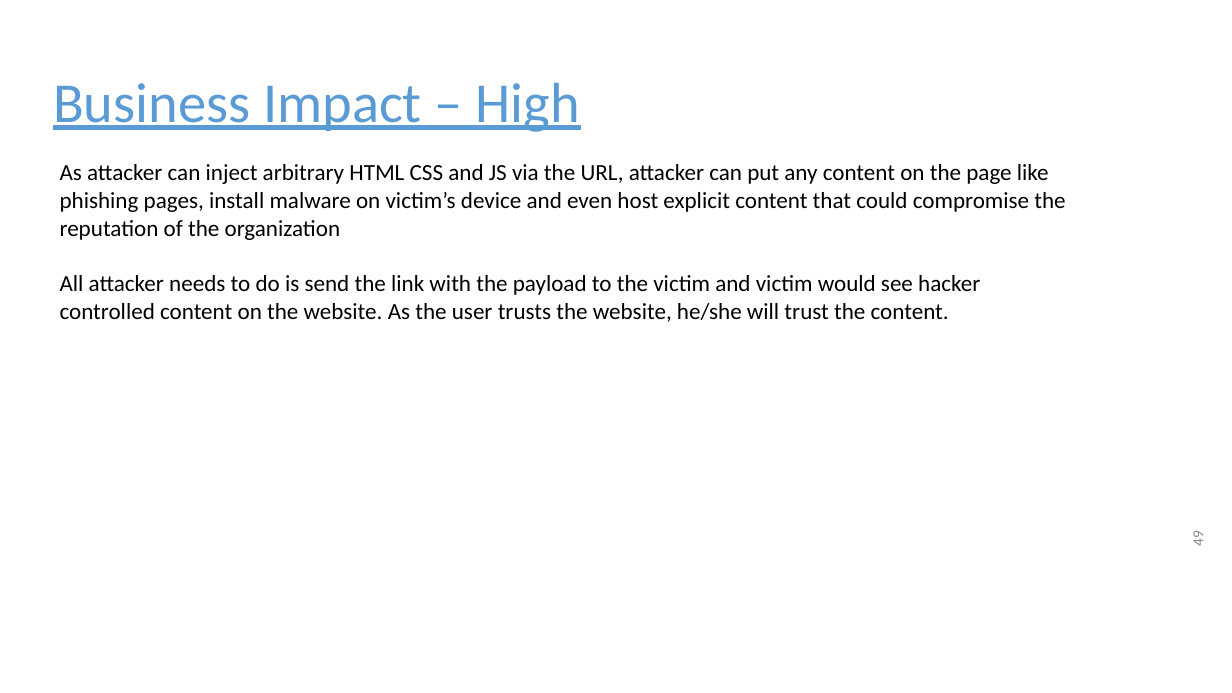
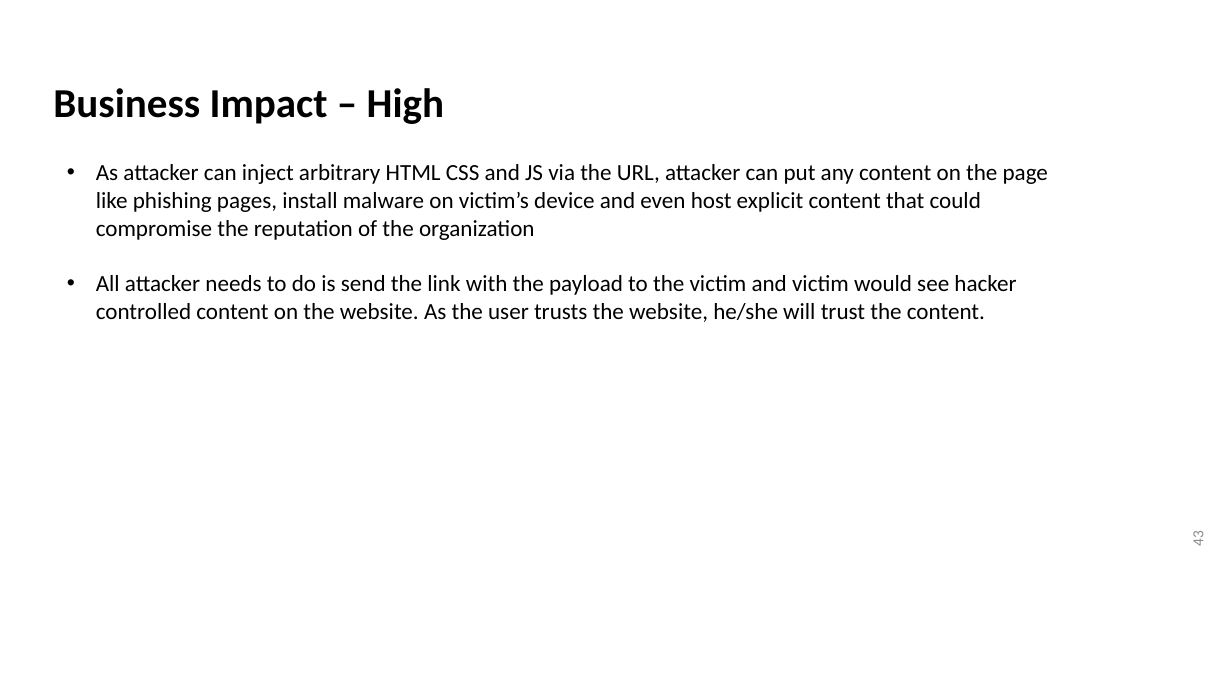
Before and after one commit to RocktimRajkumar/CEH-hack-a-thon, a slide deck: slide 43 of reports/Lifestyle Store/LifeStyle Store Application Reports.pptx (slide 49 before the commit). Drawn at 1232x693 pixels with LibreOffice and Linux fonts; fonts in the diff are those of the drawing. Boxes give left, top, right and bottom in pixels: in the first picture for what was removed or moved away, otherwise in the second. Text is boxed around its words. In the diff, an @@ line names an element or a change of style, - is before the commit and + after.

```diff
--- a/reports/Lifestyle Store/LifeStyle Store Application Reports.pptx
+++ b/reports/Lifestyle Store/LifeStyle Store Application Reports.pptx
@@ title "Business Impact – High" at box(53, 88, 444, 124): size 44 to 32 pt, text colour #5B9BD5 to #000000, bold on, underline off @@
@@ text "As attacker can inject arbitrary ...": place and size @@
-text "As attacker can inject arbitrary ..." at box(60, 164, 1065, 322)
+text "As attacker can inject arbitrary ..." at box(96, 164, 1048, 322)
@@ text "As attacker can inject arbitrary ..." at box(96, 164, 1048, 322): bullet none to • @@
@@ page number at box(1189, 531, 1208, 546): text changed @@
-49
+43
```
Also in this commit, not shown: 8 other slides changed.
